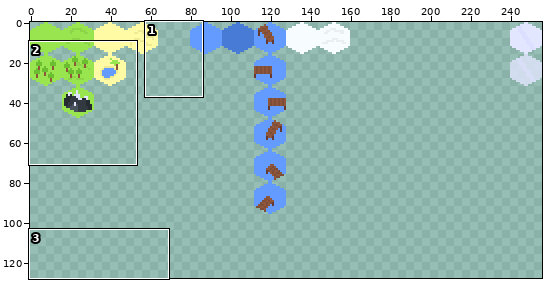
Two states of a sprite sheet, Art/Atlas/Atlas.png. The first picture is a wide view before the edit; the outline marks the close-up.
Close-up. Before the commit:
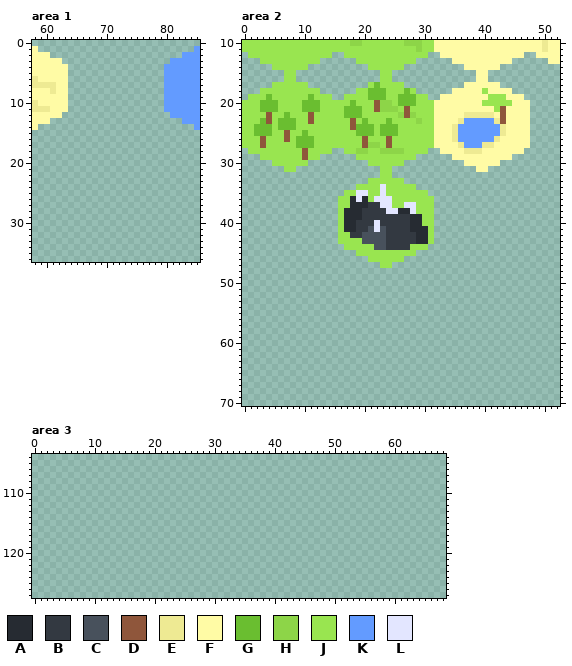
The file is 256x128 pixels. Colours within 5 levels of each other are drawn and written as one. Shown: area 1: x 58..85, y 0..36; area 2: x 0..52, y 10..70; area 3: x 0..68, y 104..127.
Palette (. is transparent): A #262b32  B #333941  C #48515c  D #8f563b  E #eeea93  F #fffba5  G #6abe30  H #8dd548  J #99e550  K #639bff  L #e3e6ff
Pixels before, area 1, first column x 58:
 1 F..........................K
 2 FFF......................KKK
 3 FFFFF..................KKKKK
 4 FFFFFF................KKKKKK
 5 FFFFFF................KKKKKK
 6 EFFFFF................KKKKKK
 7 EEEEFF................KKKKKK
 8 FFFEFF................KKKKKK
 9 FFFFFF................KKKKKK
10 EFFFFF................KKKKKK
11 EEEFFF................KKKKKK
12 FFFFF..................KKKKK
13 FFF......................KKK
14 F..........................K
Pixels before, area 2 (only the part around the change), first column x 0:
10 JJJJJJJJJJJJJJJJJJHHJJJJJJJHHHJJFFFFFFFFFFFFFFFFFFEFF
11 JJJJJJJJJJJJJJJJJJJJJJJJJJJJJHJJFFFFFFFFFFFFFFFFFFEFF
12 .JJJJJJJJJJJJJJ..JJJJJJJJJJJJJJ..FFFFFFFFFFFFFF..FFFF
13 ...JJJJJJJJJJ......JJJJJJJJJJ......FFFFFFFFFF......FF
14 .....JJJJJJ..........JJJJJJ..........FFFFFF..........
15 .......JJ..............JJ..............FF............
16 .......JJ..............JJ..............FF............
17 .....JJJJJJ..........JGJJJJ..........FFFFFF..........
18 ...JJJJJJJJJJ......JJGGGJJJGJ......FFFFFJFFFF........
19 .JJJGJJJJJJGJJJ..JJJJGGGJJGGGJJ..FFFFFFFFJJJFFF......
20 JJJGGGJJJJGGGJJJJJGJJJDHHJGGGJJJFFFFFFFFJJJJJFFF.....
21 JJJGGGJJJJGGGJJJJGGGJJDHHHJDJJJJFFFFFFFFFFJDFFFF.....
22 JJJJDJJGJJJDJJJJJGGGJJJJJJHDHJJJFFFFFEEEEEFDFFFF.....
23 JJJGDJGGGJJDJJJJJJDJGJJJGJJJJHJJFFFFEKKKKKEDFFFF.....
24 JJGGGJGGGJJJJJJJJJDGGGJGGGJJJJJJFFFEKKKKKKKEFFFF.....
25 JJGGGJJDJJGJJJJJJJJGGGJGGGJJJJJJFFFEKKKKKKKEFFFF.....
26 JJJDJJJDJGGGJJJJJJJJDJJJDJJJJJJJFFFEKKKKKKEFFFFF.....
27 JJJDJJJJJGGGJJJJJJJJDHHJDJJJJJJJFFFFEKKKEEFFFFFF.....
28 .JJJJJJJJJDJJJJ..JJHHJJHHHHJJJJ..FFFFEEEFFFFFFF......
29 ...JJJJJJJDJJ......JJJJJJJJJJ......FFFFFFFFFF........
30 .....JJJJJJ..........JJJJJJ..........FFFFFF..........
31 .......JJ..............JJ..............FF............
32 .......................JJ............................
33 .....................JJJJJJ..........................
34 ...................JJJJLJJJJJ........................
35 .................JJLLJJLJJJJJJJ......................
36 ................JJALAJLLLJJJJJJJ.....................
37 ................JJAAABBLLJJLLJJJ.....................
38 ................JAAABBBBLLAALJJJ.....................
39 ................JAAABBBBBBBBAAJJ.....................
40 ................JAABBBLBBBBBAAJJ.....................
41 ................JAABBCLCBBBBAAAJ.....................
42 ................JJBBCCCCBBBBBAAJ.....................
43 ................JJJJCCCCBBBBBAAJ.....................
44 .................JJJJJCCBBBBJJJ......................
45 ...................JJJJJJJJJJ........................
46 .....................JJJJJJ..........................
47 .......................JJ............................
48 .....................................................
49 .....................................................
50 .....................................................
51 .....................................................
52 .....................................................
53 .....................................................
54 .....................................................
55 .....................................................
56 .....................................................
57 .....................................................
58 .....................................................
59 .....................................................
60 .....................................................
61 .....................................................
62 .....................................................
63 .....................................................
64 .....................................................
65 .....................................................
66 .....................................................
67 .....................................................
68 .....................................................
69 .....................................................
After:
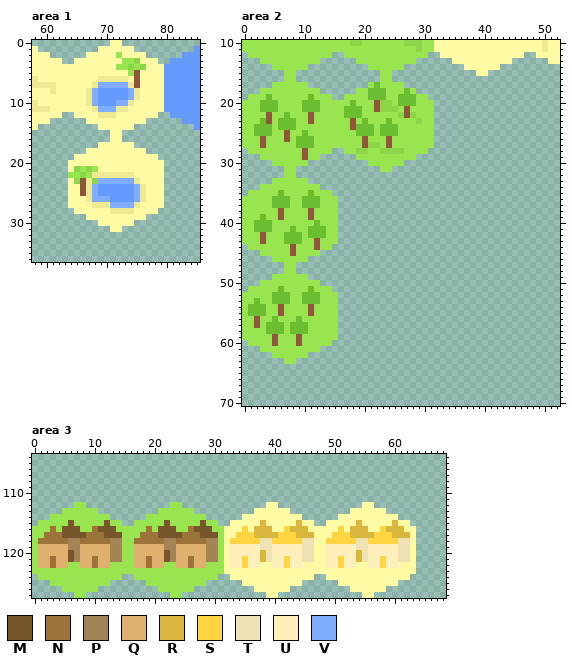
Colours new in this view: M #75572b  N #9b7339  P #a38457  Q #deb16f  R #d9b73e  S #ffd541  T #eee1b3  U #fff0bb  V #80adff
Author's note on the commit: added cities and some variation to atlas
From old to new:
Changed rows in their new state; - is an unchanged pixel.
Area 1:
first column x 64:
 0 -------FF-------
 1 -----FFFFFF-----
 2 ---FFFFFJFFFF---
 3 -FFFFFFFFJJHFFF-
 4 FFFFFFFFJJHJHFFF
 5 FFFFFFFFFFJDFFFF
 6 FFFFFEEEEEFDFFFF
 7 FFFFEVVVVVEDFFFF
 8 FFFEVKKKKKVEFFFF
 9 FFFEVKKKKKVEFFFF
10 FFFEVKKKVVEFFFFF
11 FFFFEVVVEEFFFFFF
12 -FFFFEEEFFFFFFF-
13 ---FFFFFFFFFF---
14 -----FFFFFF-----
15 -------FF-------
16 -------FF-------
17 -----FFFFFF-----
18 ---FFFFFFFFFF---
19 -FFFFFFFFFFFFFF-
20 FFFFFFFFFFFFFFFF
21 FHJHJFFFFFFFFFFF
22 JJHJEEEEEEEFFFFF
23 FHDEHVVVVVVEFFFF
24 FFDEVKKKKKKVEFFF
25 FFDEVKKKKKKVEFFF
26 FFFEVVVKKKKVEFFF
27 FFFFEEEVVVVEFFFF
28 -FFFFFFEEEEFFFF-
29 ---FFFFFFFFFF---
30 -----FFFFFF-----
31 -------FF-------
Area 2:
first column x 0:
16 ---------------------------------------..-------
17 -------------------------------------......-----
18 -----------------------------------..........---
19 ---------------------------------..............-
20 --------------------------------................
21 --------------------------------................
22 --------------------------------................
23 --------------------------------................
24 --------------------------------................
25 --------------------------------................
26 --------------------------------................
27 --------------------------------................
28 ---------------------------------..............-
29 -----------------------------------..........---
30 -------------------------------------......-----
31 ---------------------------------------..-------
32 -------JJ--------------..-----------------------
33 -----JJJJJJ----------......---------------------
34 ---JJJJJJJJJJ------..........-------------------
35 -JJJJJGJJJJGJJJ--..............-----------------
36 JJJJJGGGJJGGGJJJ................----------------
37 JJJJJGGGJJGGGJJJ................----------------
38 JJJJJJDJJJJDJJJJ................----------------
39 JJJGJJDJJJJDJJJJ................----------------
40 JJGGGJJJJJJJGJJJ................----------------
41 JJGGGJJJGJJGGGJJ................----------------
42 JJJDJJJGGGJGGGJJ................----------------
43 JJJDJJJGGGJJDJJJ................----------------
44 -JJJJJJJDJJJDJJ--..............-----------------
45 ---JJJJJDJJJJ------..........-------------------
46 -----JJJJJJ----------......---------------------
47 -------JJ--------------..-----------------------
48 -------JJ---------------------------------------
49 -----JJJJJJ-------------------------------------
50 ---JJJJJJJJJJ-----------------------------------
51 -JJJJJGJJJJGJJJ---------------------------------
52 JJJJJGGGJJGGGJJJ--------------------------------
53 JJGJJGGGJJGGGJJJ--------------------------------
54 JGGGJJDJJJJDJJJJ--------------------------------
55 JGGGJJDJJJJDJJJJ--------------------------------
56 JJDJJGJJJGJJJJJJ--------------------------------
57 JJDJGGGJGGGJJJJJ--------------------------------
58 JJJJGGGJGGGJJJJJ--------------------------------
59 JJJJJDJJJDJJJJJJ--------------------------------
60 -JJJJDJJJDJJJJJ---------------------------------
61 ---JJJJJJJJJJ-----------------------------------
62 -----JJJJJJ-------------------------------------
63 -------JJ---------------------------------------
Area 3:
first column x 0:
112 -------JJ--------------JJ--------------FF--------------FF-------
113 -----JJJJJJ----------JJJJJJ----------FFFFFF----------FFFFFF-----
114 ---JJJJJJJJJJ------JJJJJJJJJJ------FFFFFFFFFF------FFFFFFFFFF---
115 -JJJJJMJJJJJMJJ--JJJJJMJJJJJMJJ--FFFFFRFFFFFRFF--FFFFFRFFFFFRFF-
116 JJJNJMMMJJNMMMJJJJJNJMMMJJNMMMJJFFFSFRRRFFSRRRFFFFFSFRRRFFSRRRFF
117 JJNNNMMMMNNNMMMJJJNNNMMMMNNNMMMJFFSSSRRRRSSSRRRFFFSSSRRRRSSSRRRF
118 JNNNNNPPNNNNNPPJJNNNNNPPNNNNNPPJFSSSSSTTSSSSSTTFFSSSSSTTSSSSSTTF
119 JQQQQQPPQQQQQPPJJQQQQQPPQQQQQPPJFUUUUUTTUUUUUTTFFUUUUUTTUUUUUTTF
120 JQQQQQMPQQQQQPPJJQQQQQMPQQQQQPPJFUUUUURTUUUUUTTFFUUUUURTUUUUUTTF
121 JQQNQQMPQQNQQPPJJQQNQQMPQQNQQPPJFUUSUURTUUSUUTTFFUUSUURTUUSUUTTF
122 JQQNQQJJQQNQQJJJJQQNQQJJQQNQQJJJFUUSUUFFUUSUUFFFFUUSUUFFUUSUUFFF
123 JJJJJJJJJJJJJJJJJJJJJJJJJJJJJJJJFFFFFFFFFFFFFFFFFFFFFFFFFFFFFFFF
124 -JJJJJJJJJJJJJJ--JJJJJJJJJJJJJJ--FFFFFFFFFFFFFF--FFFFFFFFFFFFFF-
125 ---JJJJJJJJJJ------JJJJJJJJJJ------FFFFFFFFFF------FFFFFFFFFF---
126 -----JJJJJJ----------JJJJJJ----------FFFFFF----------FFFFFF-----
127 -------JJ--------------JJ--------------FF--------------FF-------
Changed places in both close-ups, as pixel boxes (x1, y1, x2, y2):
added: (68, 40, 164, 232)
erased: (434, 76, 530, 172)
changed: (242, 172, 434, 364)
added: (32, 502, 416, 598)
